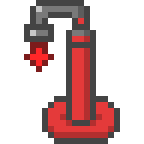
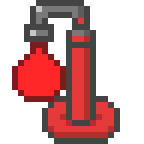
Before/after of a 144x144 layered artwork. What changed in the layer stack:
showed "Layer 6 copy 3" over [left=12, top=60, right=66, bottom=102]
hid "Layer 4 copy" over [left=24, top=60, right=54, bottom=72]
